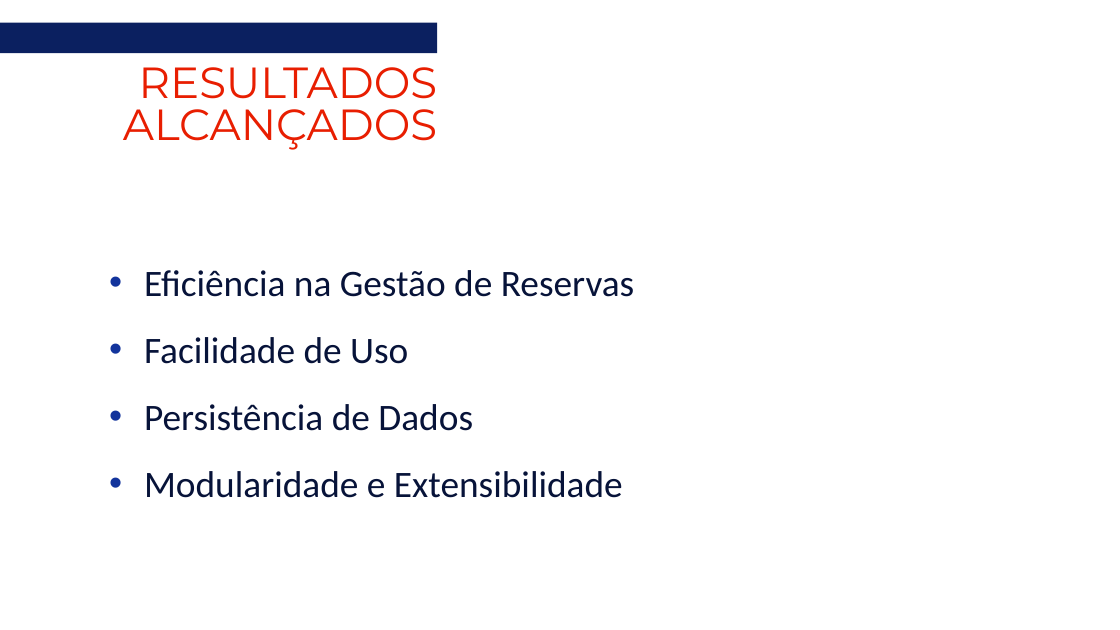
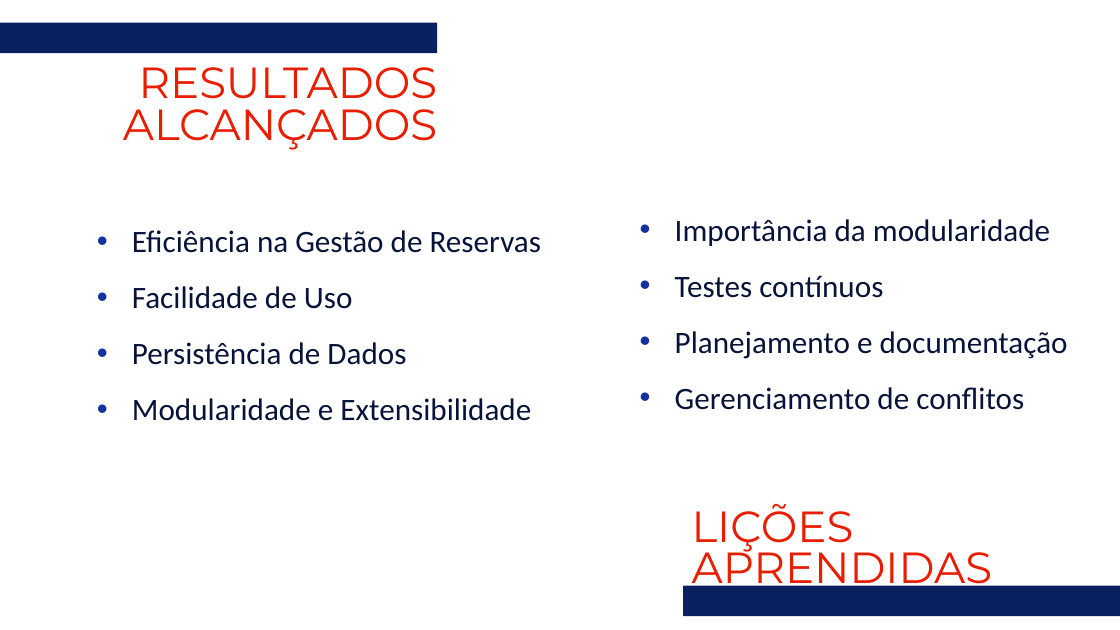
Before and after one commit to marcelo-belotto/projeto-ESI, a slide deck: slide 4 of docs/ReuniON.pptx (slide 13 before the commit). Drawn at 1120x630 pixels with LibreOffice and Linux fonts; fonts in the diff are those of the drawing. Boxes give left, top, right and bottom in pixels: in the first picture for what was removed or moved away, otherwise in the second. Text is boxed around its words. In the diff, an @@ line names an element or a change of style, - is before the commit and + after.

```diff
--- a/docs/ReuniON.pptx
+++ b/docs/ReuniON.pptx
@@ subtitle "Eficiência na Gestão de Reservas": place and size @@
-subtitle "Eficiência na Gestão de Reservas" at <box>144,270,634,498</box>
+subtitle "Eficiência na Gestão de Reservas" at <box>132,230,541,421</box>
@@ subtitle "Eficiência na Gestão de Reservas" at <box>132,230,541,421</box>: size 24 to 20 pt @@
@@ text added at <box>675,219,1068,410</box>, 20 pt, text #071339 @@
+• Importância da modularidade
+• Testes contínuos
+• Planejamento e documentação
+• Gerenciamento de conflitos
@@ text added at <box>692,504,993,594</box>, 28 pt, text #E81E01 @@
+LIÇÕES APRENDIDAS
@@ rectangle added at <box>683,586,1120,616</box>, fill #0B2060 @@
```
Also in this commit, not shown: 2 other slides changed, 2 slides added, 14 slides removed, 30 other files.
